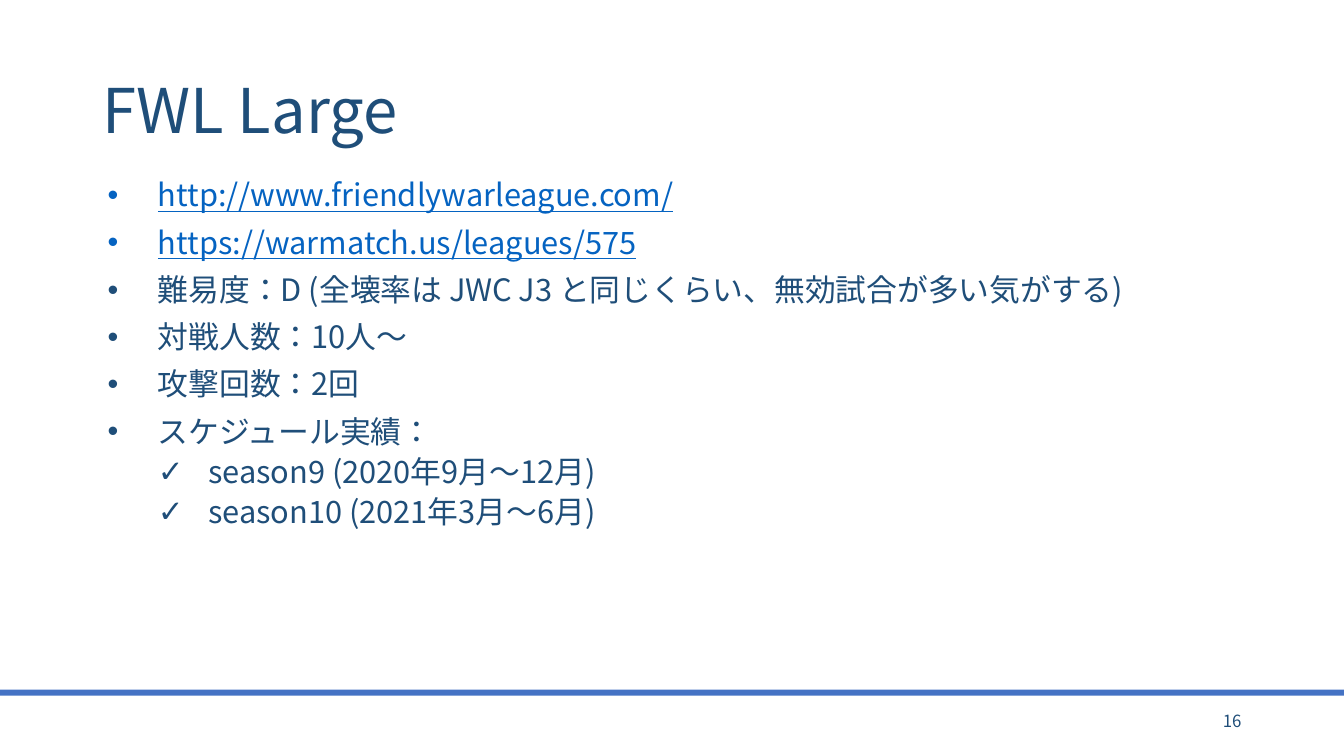
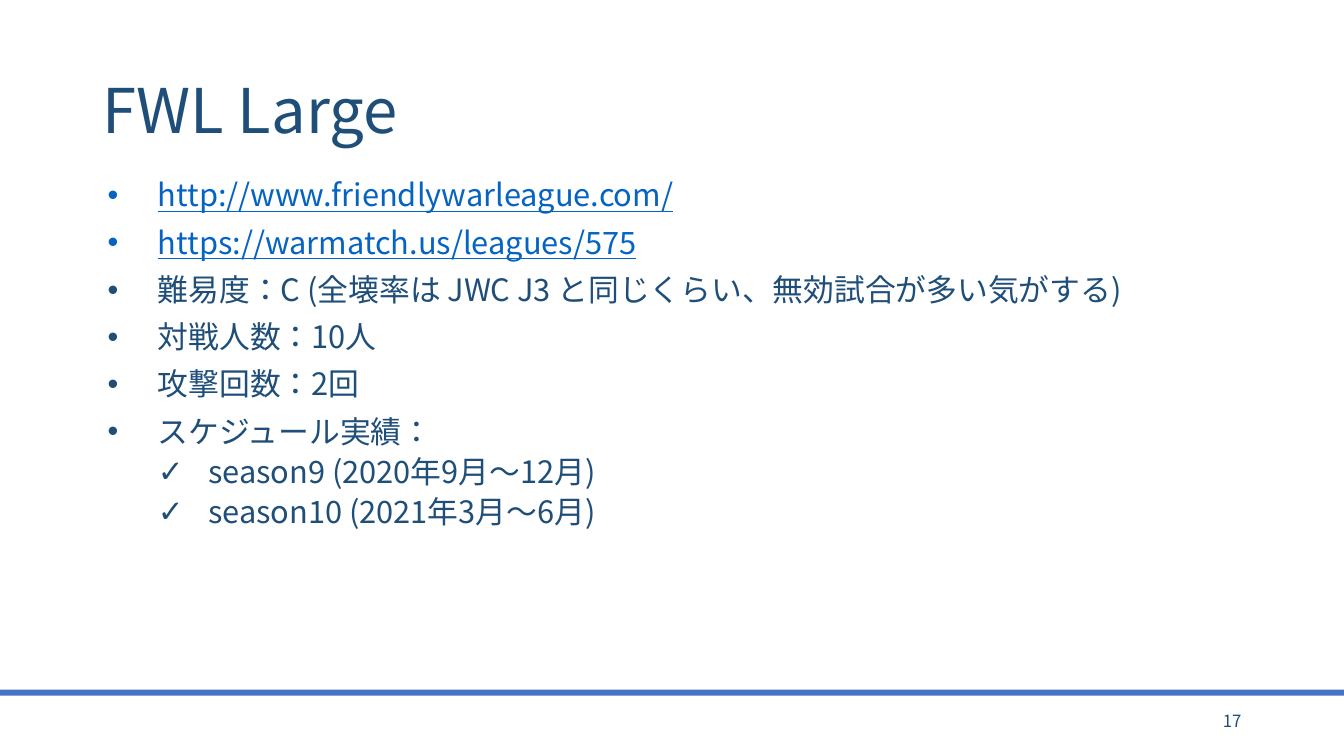
Before and after one commit to bigtreeCoC/documents, a slide deck: slide 17 of リーグ調査.pptx (slide 16 before the commit). Drawn at 1344x756 pixels with LibreOffice and Linux fonts; fonts in the diff are those of the drawing. Boxes give left, top, right and bottom in pixels: in the first picture for what was removed or moved away, otherwise in the second. Text is boxed around its words. In the diff, an @@ line names an element or a change of style, - is before the commit and + after.

```diff
--- a/リーグ調査.pptx
+++ b/リーグ調査.pptx
@@ text at [158,275,1122,351]: text changed @@
-• 難易度：D (全壊率は JWC J3 と同じくらい、無効試合が多い気がする)
-• 対戦人数：10人〜
+• 難易度：C (全壊率は JWC J3 と同じくらい、無効試合が多い気がする)
+• 対戦人数：10人
@@ page number at [1223,714,1242,727]: text changed @@
-16
+17
```
Also in this commit, not shown: 12 other slides changed, 2 slides added, 1 other file.
